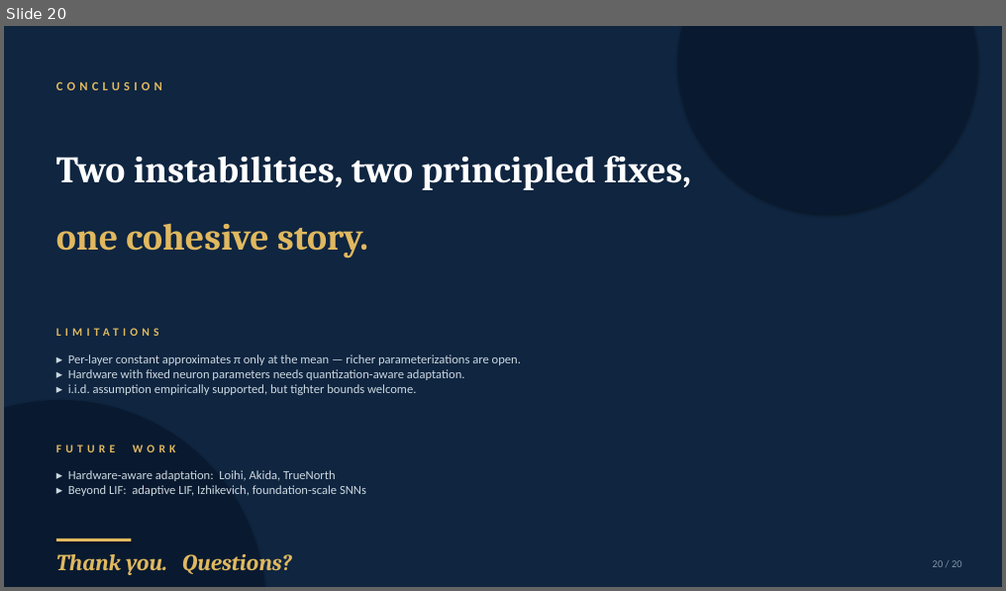
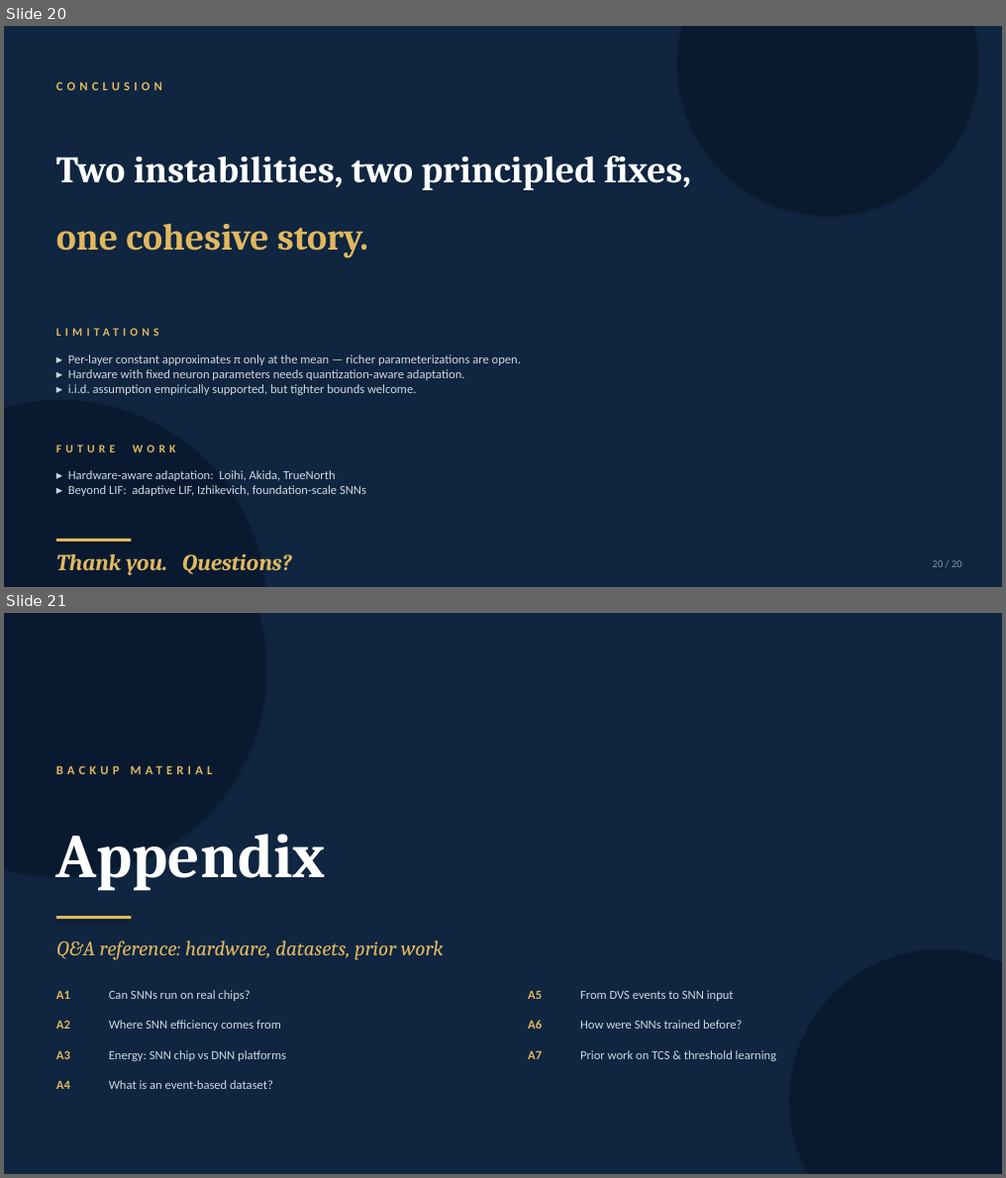
Before and after one commit to kookhh0827/POSTECH_thesis_template_latex, a slide deck: Hyunho_Kook_Master_Defense.pptx. Shown one above the other, each under a label of ours: slide 20 before the commit, slides 20 and 21 after it. The pictures are 1006x591 and 1006x1178 pixels, drawn with LibreOffice and Linux fonts; fonts in the diff are those of the drawing. Boxes give left, top, right and bottom in pixels: in the first picture for what was removed or moved away, otherwise in the second. Text is boxed around its words. In the diff, an @@ line names an element or a change of style, - is before the commit and + after.

```diff
--- a/Hyunho_Kook_Master_Defense.pptx
+++ b/Hyunho_Kook_Master_Defense.pptx
@@ slide 21 added at <box>4,613,1002,1174</box>, background #FFFFFF @@
@@ rectangle added at <box>4,613,1002,1174</box>, fill #0F2540 @@
@@ ellipse added at <box>4,613,266,875</box>, fill #091A30 @@
@@ text added at <box>56,762,954,792</box>, 12 pt, text #E0B85F, bold @@
+BACKUP MATERIAL
@@ text added at <box>56,834,326,891</box>, 60 pt, text #FFFFFF, bold @@
+Appendix
@@ rectangle added at <box>56,916,132,919</box>, fill #E0B85F @@
@@ text added at <box>56,941,444,960</box>, 20 pt, text #E0B85F, italic @@
+Q&A reference: hardware, datasets, prior work
@@ ellipse added at <box>790,950,1002,1174</box>, fill #091A30 @@
@@ text added at <box>56,991,70,999</box>, 12 pt, text #E0B85F, bold @@
+A1
@@ text added at <box>109,990,250,1001</box>, 12 pt, text #CBD8E0 @@
+Can SNNs run on real chips?
@@ text added at <box>528,991,542,999</box>, 12 pt, text #E0B85F, bold @@
+A5
@@ text added at <box>580,990,734,1001</box>, 12 pt, text #CBD8E0 @@
+From DVS events to SNN input
@@ text added at <box>56,1020,70,1029</box>, 12 pt, text #E0B85F, bold @@
+A2
@@ text added at <box>109,1020,281,1031</box>, 12 pt, text #CBD8E0 @@
+Where SNN efficiency comes from
@@ text added at <box>528,1020,542,1029</box>, 12 pt, text #E0B85F, bold @@
+A6
@@ text added at <box>580,1020,742,1029</box>, 12 pt, text #CBD8E0 @@
+How were SNNs trained before?
@@ text added at <box>56,1052,70,1059</box>, 12 pt, text #E0B85F, bold @@
+A3
@@ text added at <box>109,1051,286,1061</box>, 12 pt, text #CBD8E0 @@
+Energy: SNN chip vs DNN platforms
@@ text added at <box>528,1052,542,1059</box>, 12 pt, text #E0B85F, bold @@
+A7
@@ text added at <box>580,1051,777,1061</box>, 12 pt, text #CBD8E0 @@
+Prior work on TCS & threshold learning
@@ text added at <box>56,1081,70,1089</box>, 12 pt, text #E0B85F, bold @@
+A4
@@ text added at <box>109,1080,273,1089</box>, 12 pt, text #CBD8E0 @@
+What is an event-based dataset?
```
Also in this commit, not shown: 7 other slides added, 5 other files.
